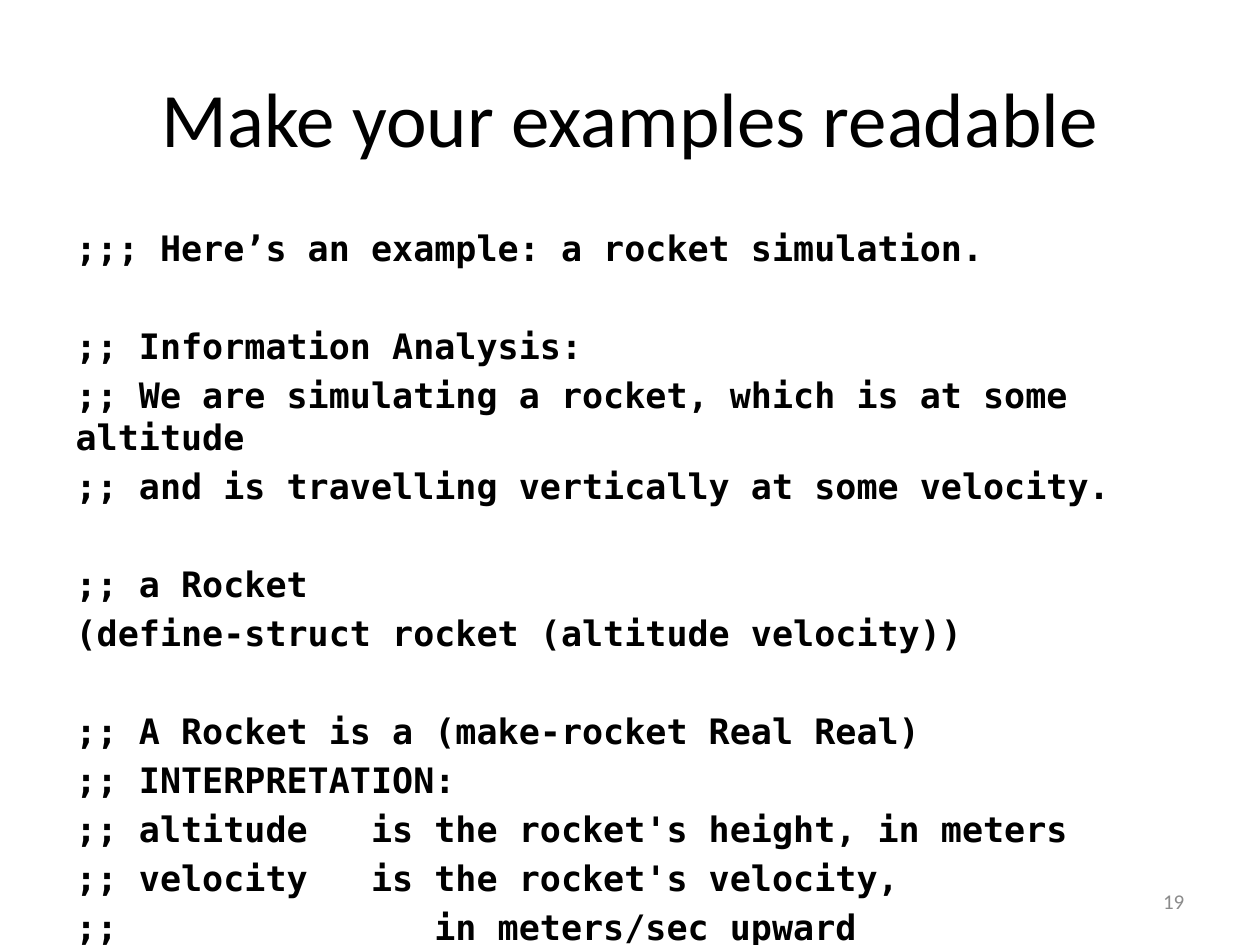
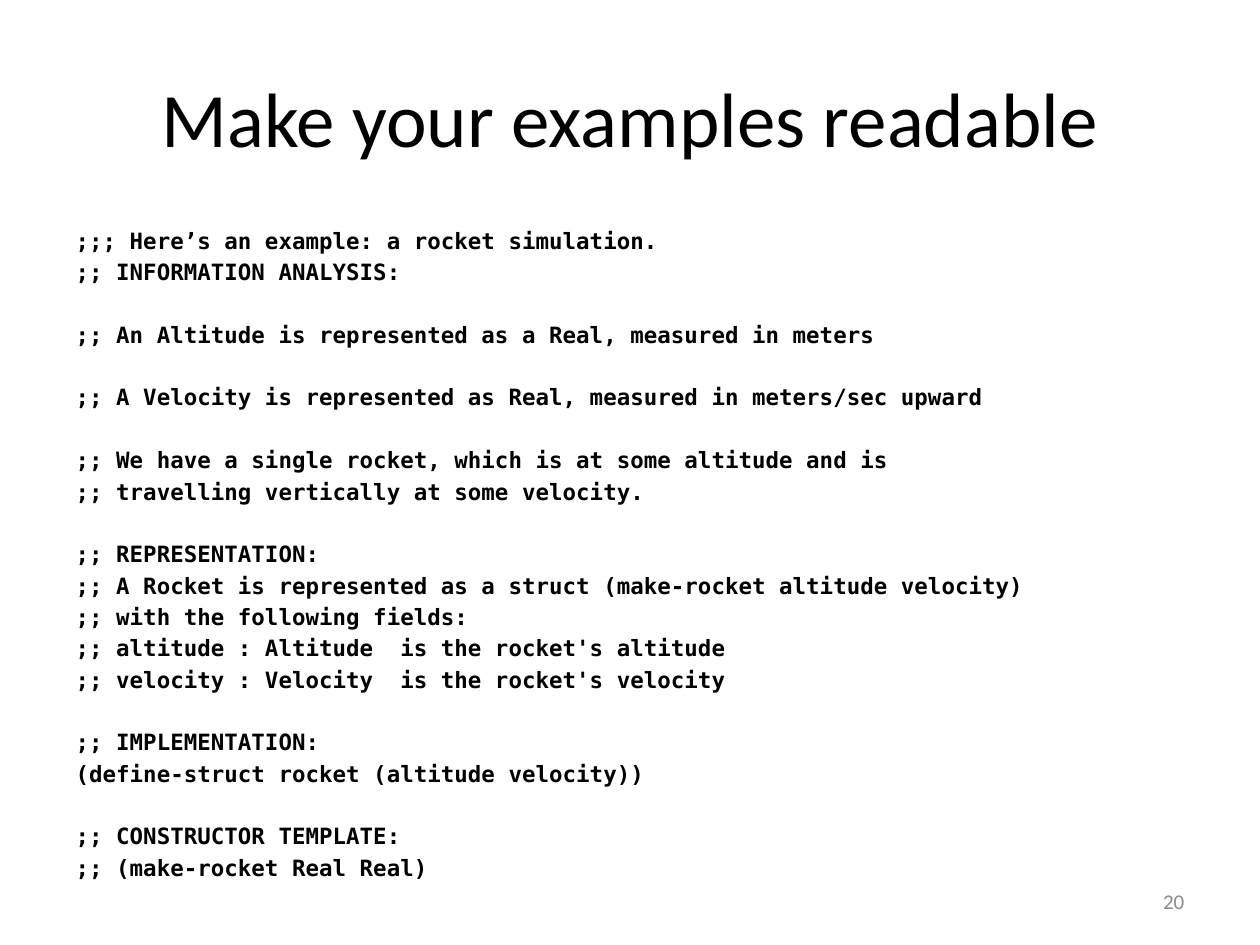
Before and after one commit to mwand/cs5010f17, a slide deck: slide 20 of Slides/Lesson 2.1 Contracts, Purpose Statements, and Examples.pptx (slide 19 before the commit). Drawn at 1260x945 pixels with LibreOffice and Linux fonts; fonts in the diff are those of the drawing. Boxes give left, top, right and bottom in pixels: in the first picture for what was removed or moved away, otherwise in the second. Text is boxed around its words. In the diff, an @@ line names an element or a change of style, - is before the commit and + after.

```diff
--- a/Slides/Lesson 2.1 Contracts, Purpose Statements, and Examples.pptx
+++ b/Slides/Lesson 2.1 Contracts, Purpose Statements, and Examples.pptx
@@ text at bbox=[76, 230, 658, 787]: size 20 to 12.8 pt in ";;; Here’s an example: a rocket simulation.", "(define-struct rocket (altitude velocity))"; less space between paragraphs @@
@@ text at bbox=[116, 263, 1023, 751]: text changed; size 20 to 12.8 pt @@
-;; Information Analysis:
-;; We are simulating a rocket, which is at some altitude
-;; and is travelling vertically at some velocity.
-;; a Rocket
+;; INFORMATION ANALYSIS:
+;; An Altitude is represented as a Real, measured in meters
+;; A Velocity is represented as Real, measured in meters/sec upward
+;; We have a single rocket, which is at some altitude and is
+;; travelling vertically at some velocity.
+;; REPRESENTATION:
+;; A Rocket is represented as a struct (make-rocket altitude velocity)
+;; with the following fields:
+;; altitude : Altitude is the rocket's altitude
+;; velocity : Velocity is the rocket's velocity
+;; IMPLEMENTATION:
@@ text at bbox=[116, 827, 401, 845]: text changed; size 20 to 12.8 pt @@
-;; A Rocket is a (make-rocket Real Real)
-;; INTERPRETATION:
-;; altitude is the rocket's height, in meters
-;; velocity is the rocket's velocity,
-;; in meters/sec upward
+;; CONSTRUCTOR TEMPLATE:
+;; (make-rocket Real Real)
@@ page number at bbox=[1163, 895, 1184, 909]: text changed @@
-19
+20
```
Also in this commit, not shown: 3 other slides changed, 1 slide added, 10 other files.
